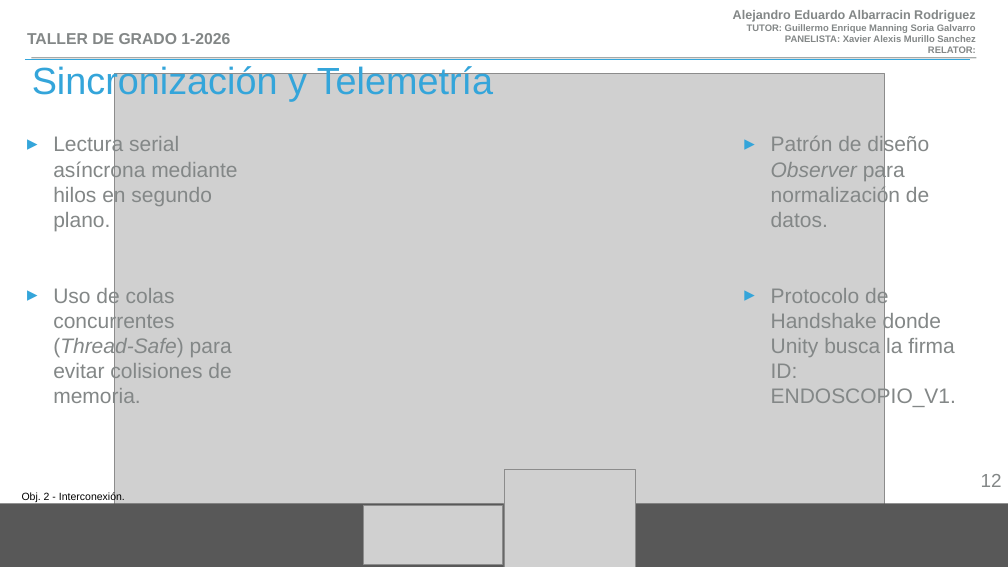
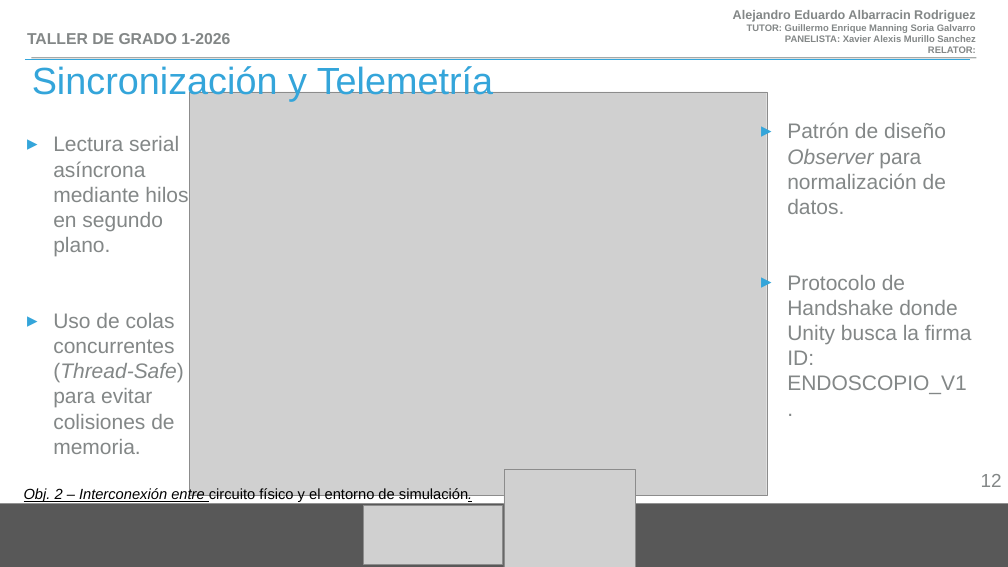
Before and after one commit to albale15/simulador_de_Extraccion_de_polipos_intestinales, a slide deck: slide 12 of presentacion/presentacion simulador de reseccion de polipos intestinales.pptx. Drawn at 1008x567 pixels with LibreOffice and Linux fonts; fonts in the diff are those of the drawing; grey boxes stand for pictures. Boxes give left, top, right and bottom in pixels: in the first picture for what was removed or moved away, otherwise in the second. Text is boxed around its words. In the diff, an @@ line names an element or a change of style, - is before the commit and + after.

```diff
--- a/presentacion/presentacion simulador de reseccion de polipos intestinales.pptx
+++ b/presentacion/presentacion simulador de reseccion de polipos intestinales.pptx
@@ picture: place and size @@
-picture at (115,73,885,506)
+picture at (189,92,766,495)
@@ text "Patrón de diseño Observer para ...": place and size @@
-text "Patrón de diseño Observer para ..." at (771,135,956,408)
+text "Patrón de diseño Observer para ..." at (787,122,972,394)
@@ text "Lectura serial asíncrona mediante hilos ..." rewrapped from (53,135,237,408) to (53,136,188,454) @@
@@ text at (24,487,472,502): text changed; size 20 to 28 pt @@
-Obj. 2 - Interconexión.
+Obj. 2 – Interconexión entre circuito físico y el entorno de simulación.
```
Also in this commit, not shown: 11 other slides changed, 6 other files.
